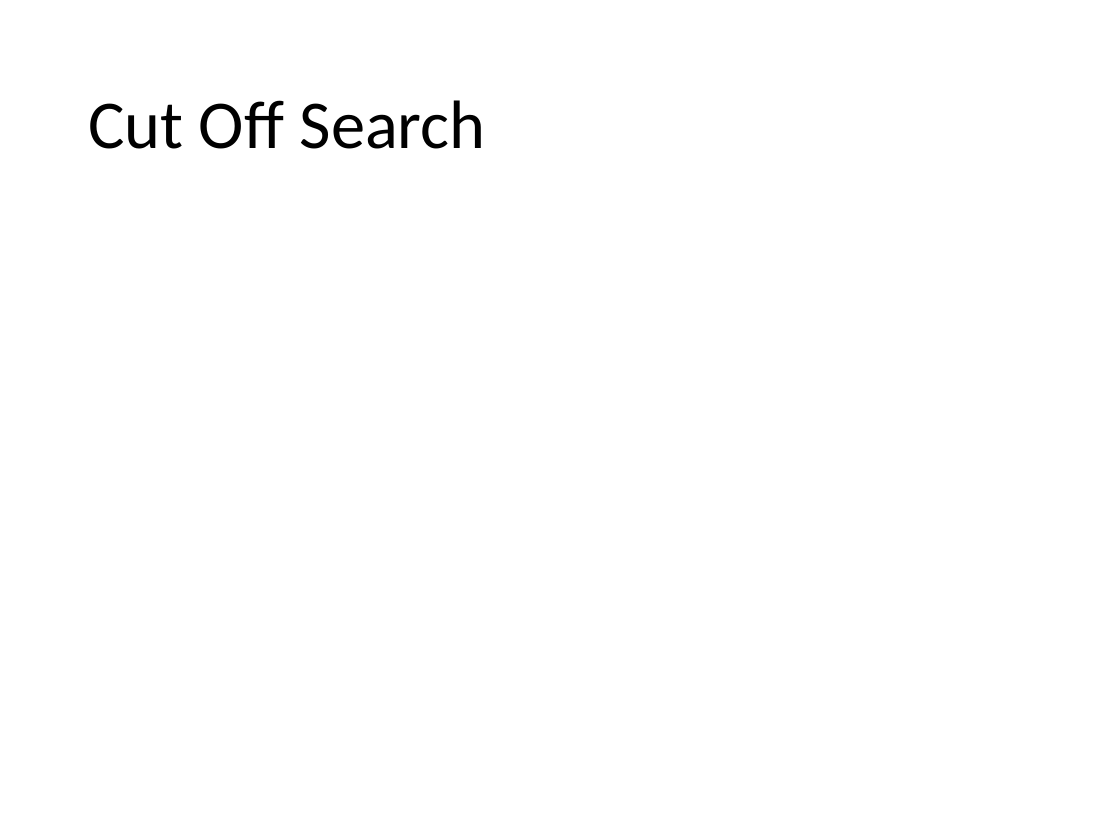
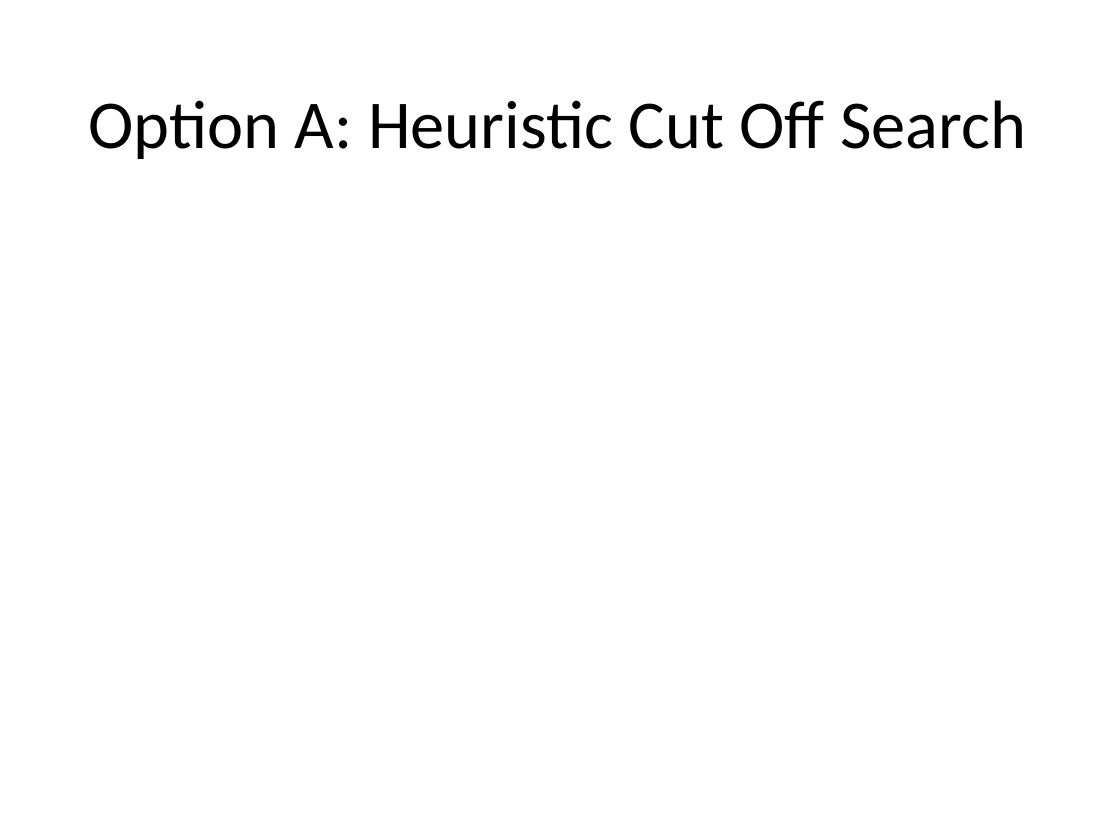
Before and after one commit to mhahsler/CS7320-AI, a slide deck: slide 31 of slides/05_games.pptx (slide 30 before the commit). Drawn at 1120x840 pixels with LibreOffice and Linux fonts; fonts in the diff are those of the drawing; grey boxes stand for pictures. Boxes give left, top, right and bottom in pixels: in the first picture for what was removed or moved away, otherwise in the second. Text is boxed around its words. In the diff, an @@ line names an element or a change of style, - is before the commit and + after.

```diff
--- a/slides/05_games.pptx
+++ b/slides/05_games.pptx
@@ title at [88,100,1026,159]: text changed @@
-Cut Off Search
+Option A: Heuristic Cut Off Search
```
Also in this commit, not shown: 6 other slides changed, 1 slide added, 1 other file.
